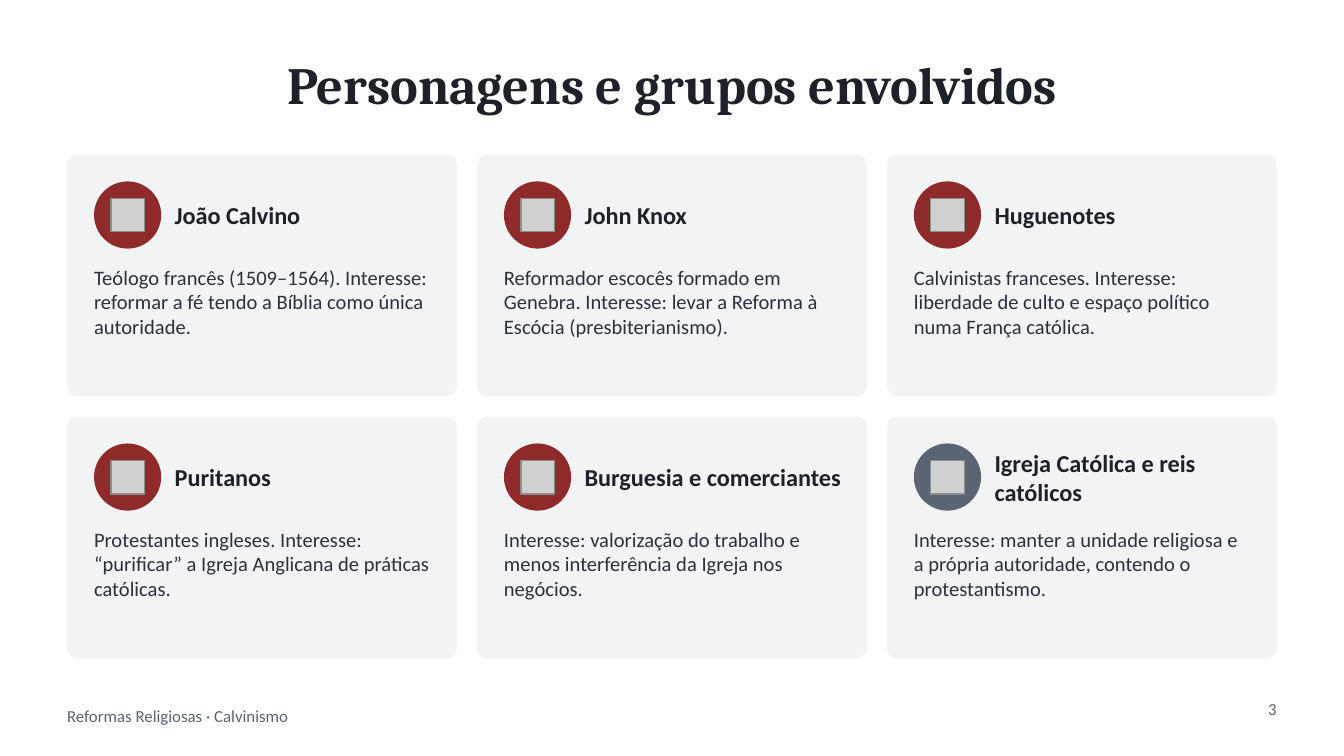
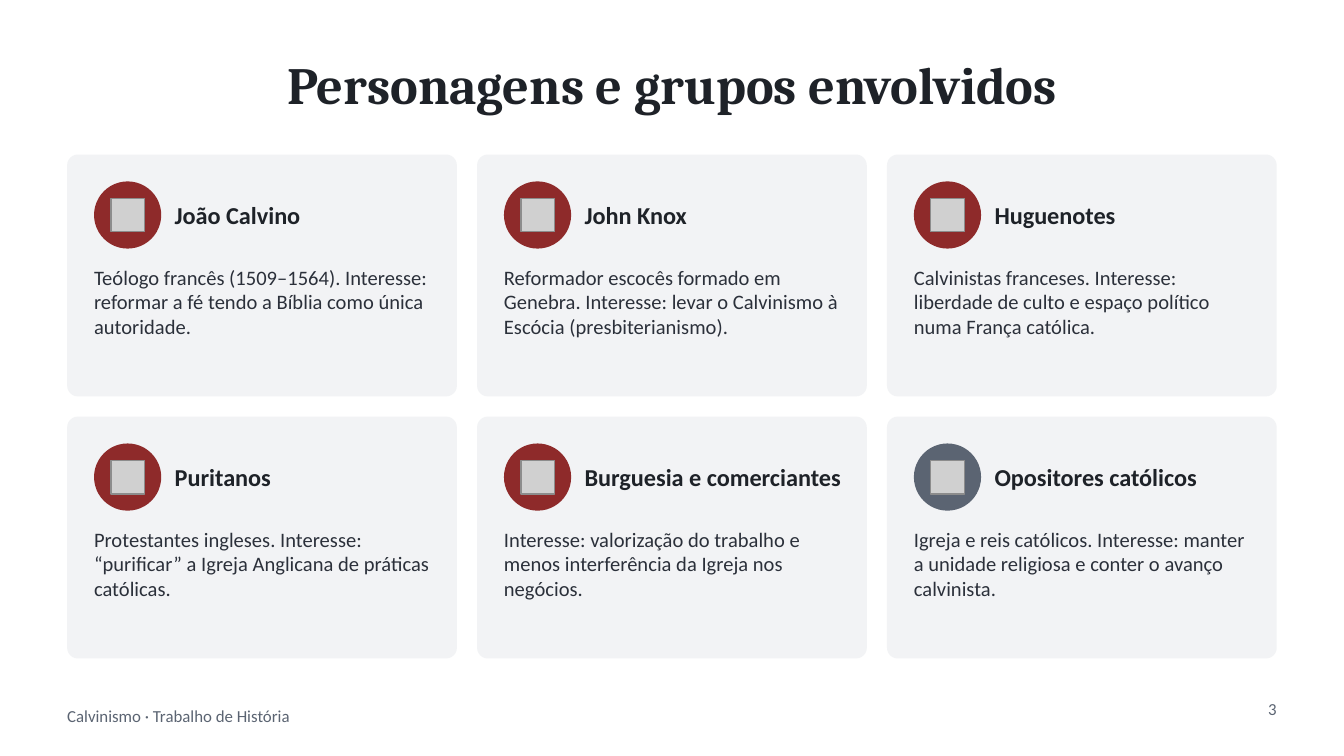
Before and after one commit to ArkhamKnight15/claude, a slide deck: slide 3 of trabalho-calvinismo/Calvinismo.pptx. Drawn at 1344x756 pixels with LibreOffice and Linux fonts; fonts in the diff are those of the drawing; grey boxes stand for pictures. Boxes give left, top, right and bottom in pixels: in the first picture for what was removed or moved away, otherwise in the second. Text is boxed around its words. In the diff, an @@ line names an element or a change of style, - is before the commit and + after.

```diff
--- a/trabalho-calvinismo/Calvinismo.pptx
+++ b/trabalho-calvinismo/Calvinismo.pptx
@@ text at bbox=[504, 270, 838, 338]: text changed @@
-Reformador escocês formado em Genebra. Interesse: levar a Reforma à Escócia (presbiterianismo).
+Reformador escocês formado em Genebra. Interesse: levar o Calvinismo à Escócia (presbiterianismo).
@@ text at bbox=[995, 469, 1196, 490]: text changed @@
-Igreja Católica e reis católicos
+Opositores católicos
@@ text at bbox=[914, 532, 1245, 596]: text changed @@
-Interesse: manter a unidade religiosa e a própria autoridade, contendo o protestantismo.
+Igreja e reis católicos. Interesse: manter a unidade religiosa e conter o avanço calvinista.
@@ text at bbox=[67, 710, 290, 722]: text changed @@
-Reformas Religiosas · Calvinismo
+Calvinismo · Trabalho de História
```
Also in this commit, not shown: 8 other slides changed, 1 slide added, 4 slides removed, 1 other file.
